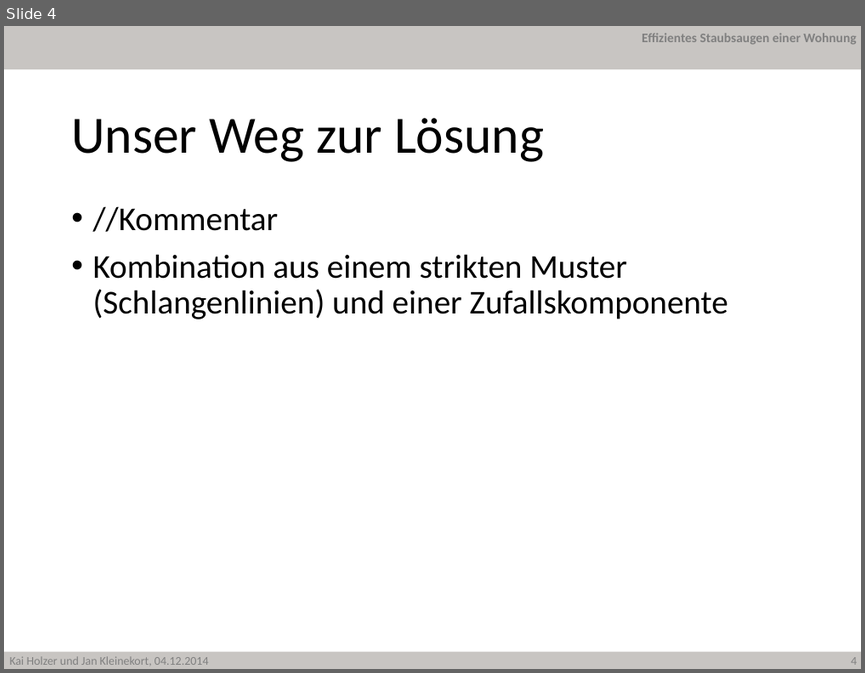
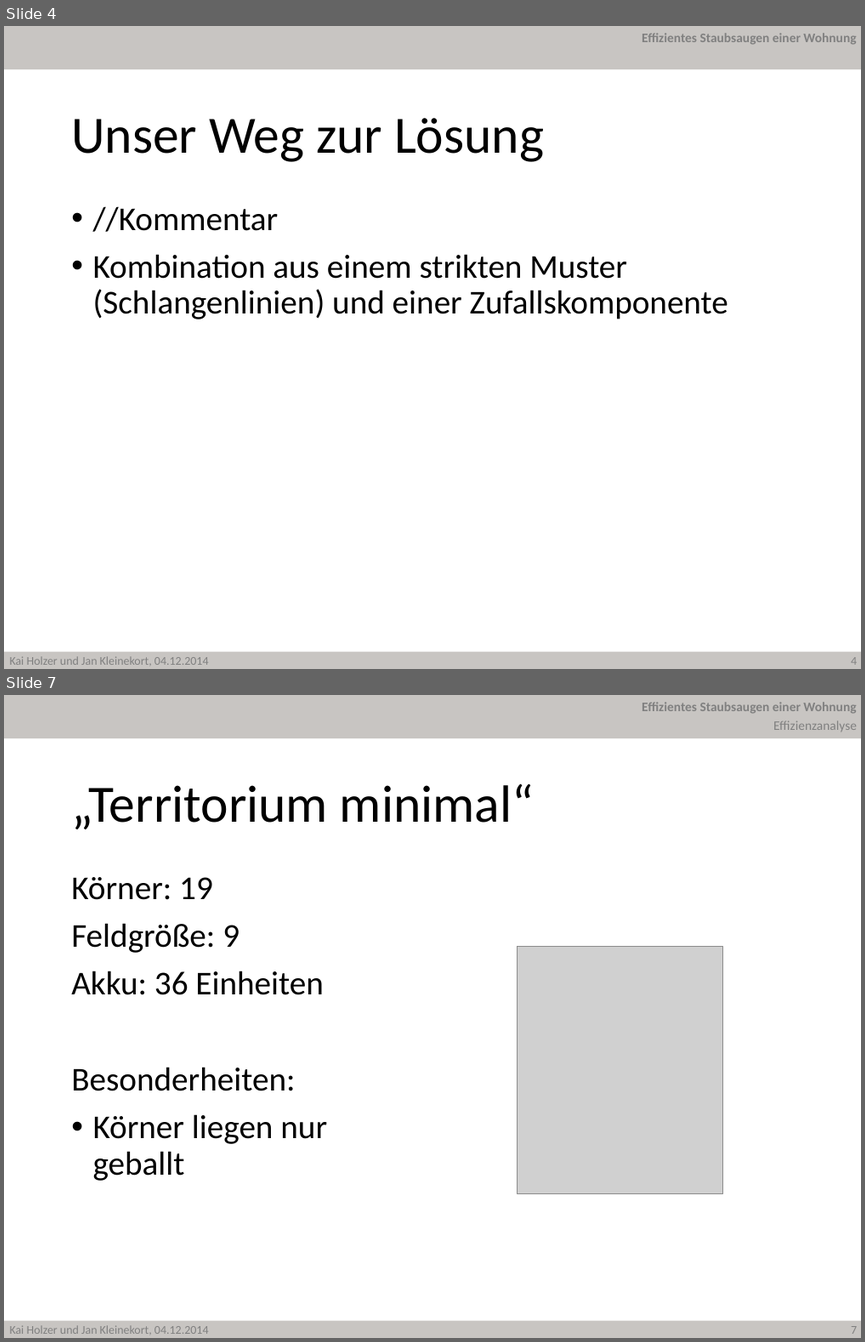
Before and after one commit to JanKl/Hamster, a slide deck: Präsentation/Hamster Holzer Kleinekort.pptx. Shown one above the other, each under a label of ours: slide 4 before the commit, slides 4 and 7 after it; the slides between them are not shown. The pictures are 865x673 and 865x1342 pixels, drawn with LibreOffice and Linux fonts; fonts in the diff are those of the drawing; grey boxes stand for pictures; background and template pictures are left out. Boxes give left, top, right and bottom in pixels: in the first picture for what was removed or moved away, otherwise in the second. Text is boxed around its words. In the diff, an @@ line names an element or a change of style, - is before the commit and + after.

Commit message:
Excel Effizienzuntersuchung und PowerPoint Effizienz

```diff
--- a/Präsentation/Hamster Holzer Kleinekort.pptx
+++ b/Präsentation/Hamster Holzer Kleinekort.pptx
@@ slide 7 added at [4,695,861,1338], background #FFFFFF; not listed: 5 template elements that a slide beside it also shows @@
@@ text added at [773,721,857,732], 11 pt, text #808080 @@
+Effizienzanalyse
@@ title added at [71,783,534,829], 44 pt, text #000000 @@
+„Territorium minimal“
@@ text added at [71,877,327,1180], 28 pt, text #000000 @@
+Körner: 19
+Feldgröße: 9
+Akku: 36 Einheiten
+Besonderheiten:
+• Körner liegen nur geballt
@@ picture added at [517,946,723,1194] @@
```
Also in this commit, not shown: 7 slides changed, 7 other slides added, 4 other files.
